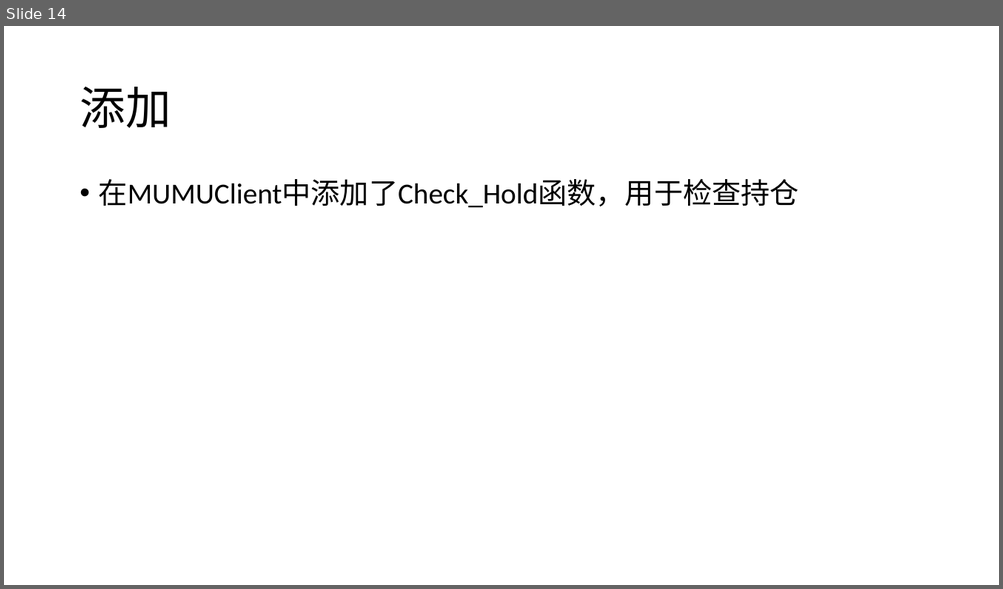
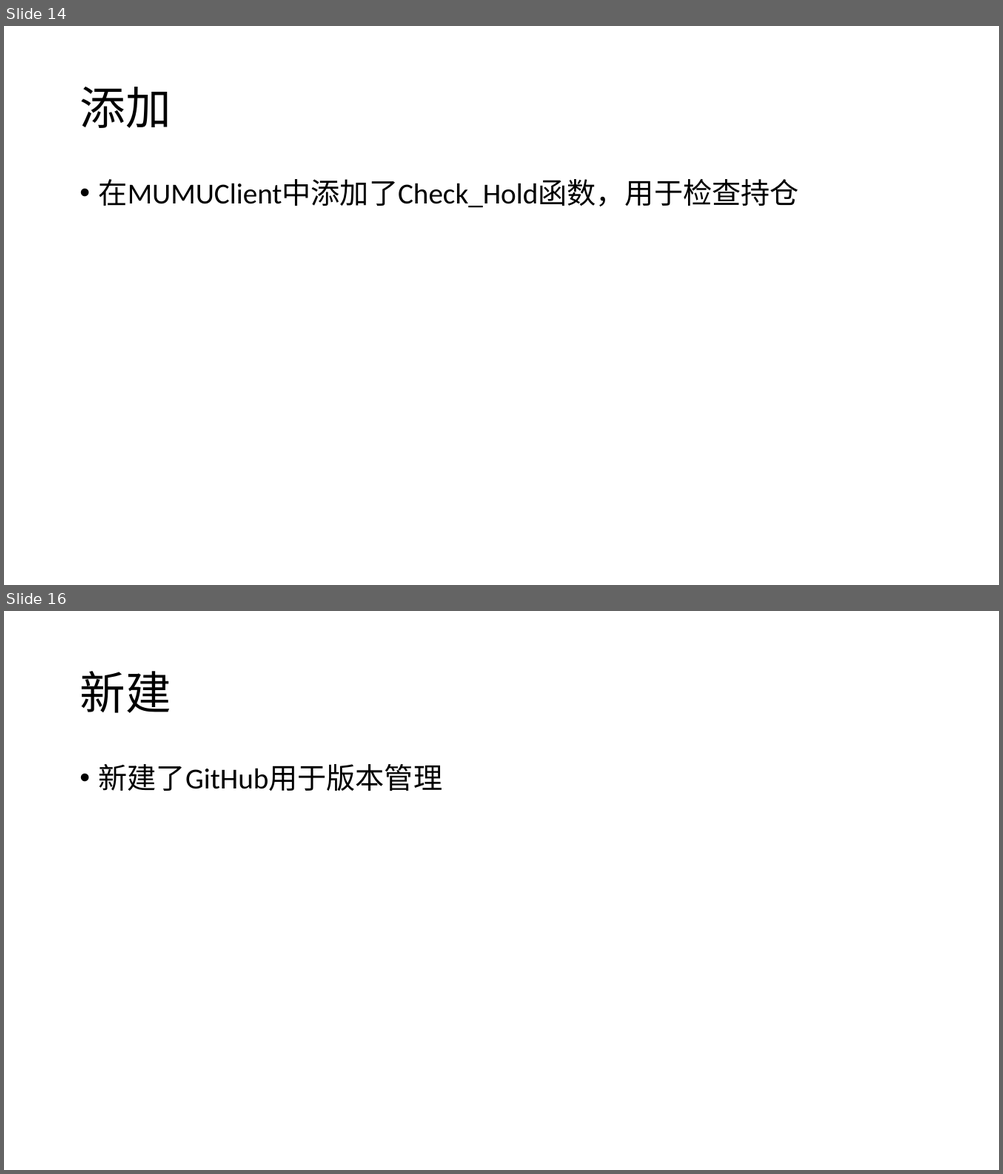
Before and after one commit to BGDSW/Quantitative-Investment, a slide deck: log.pptx. Shown one above the other, each under a label of ours: slide 14 before the commit, slides 14 and 16 after it; the slides between them are not shown. The pictures are 1003x589 and 1003x1174 pixels, drawn with LibreOffice and Linux fonts; fonts in the diff are those of the drawing. Boxes give left, top, right and bottom in pixels: in the first picture for what was removed or moved away, otherwise in the second. Text is boxed around its words. In the diff, an @@ line names an element or a change of style, - is before the commit and + after.

```diff
--- a/log.pptx
+++ b/log.pptx
@@ slide 16 added at (x1=4, y1=611, x2=999, y2=1170), background #FFFFFF @@
@@ title added at (x1=79, y1=671, x2=170, y2=713), 44 pt, text #000000 @@
+新建
@@ text added at (x1=99, y1=764, x2=443, y2=792), 28 pt, text #000000 @@
+• 新建了GitHub用于版本管理
```
Also in this commit, not shown: 3 other slides added, 8 other files.
